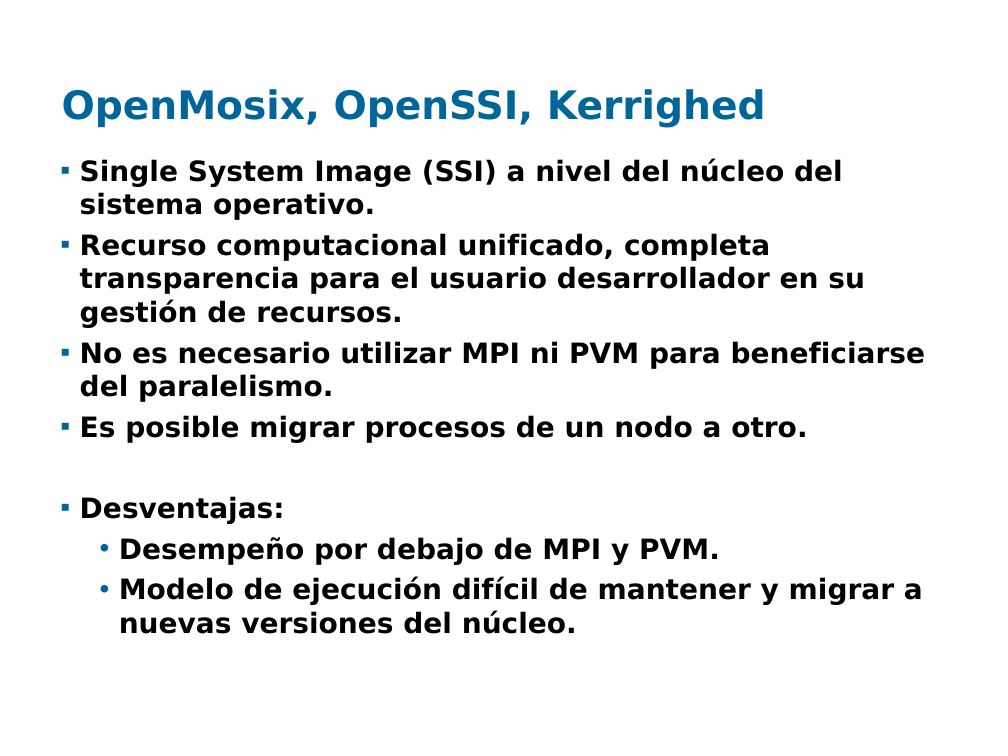
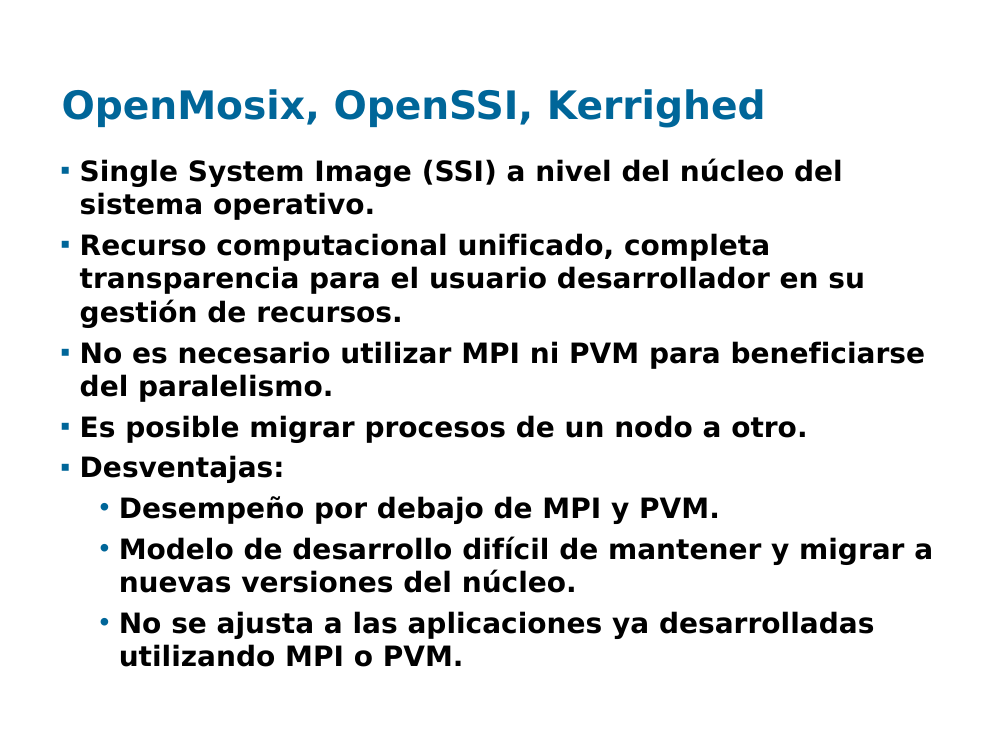
Before and after one commit to santiago-iturriaga/pgruso2007, a slide deck: slide 3 of Documentacion/Presentación Fenton - Santiago.ppt. Drawn at 1008x756 pixels with LibreOffice and Linux fonts; fonts in the diff are those of the drawing; background and template pictures are left out. Boxes give left, top, right and bottom in pixels: in the first picture for what was removed or moved away, otherwise in the second. Text is boxed around its words. In the diff, an @@ line names an element or a change of style, - is before the commit and + after.

```diff
--- a/Documentacion/Presentación Fenton - Santiago.ppt
+++ b/Documentacion/Presentación Fenton - Santiago.ppt
@@ text at [119, 536, 933, 667]: text changed @@
-  • Modelo de ejecución difícil de mantener y migrar a nuevas versiones del núcleo.
+  • Modelo de desarrollo difícil de mantener y migrar a nuevas versiones del núcleo.
+  • No se ajusta a las aplicaciones ya desarrolladas utilizando MPI o PVM.
```
Also in this commit, not shown: 7 other slides changed.
